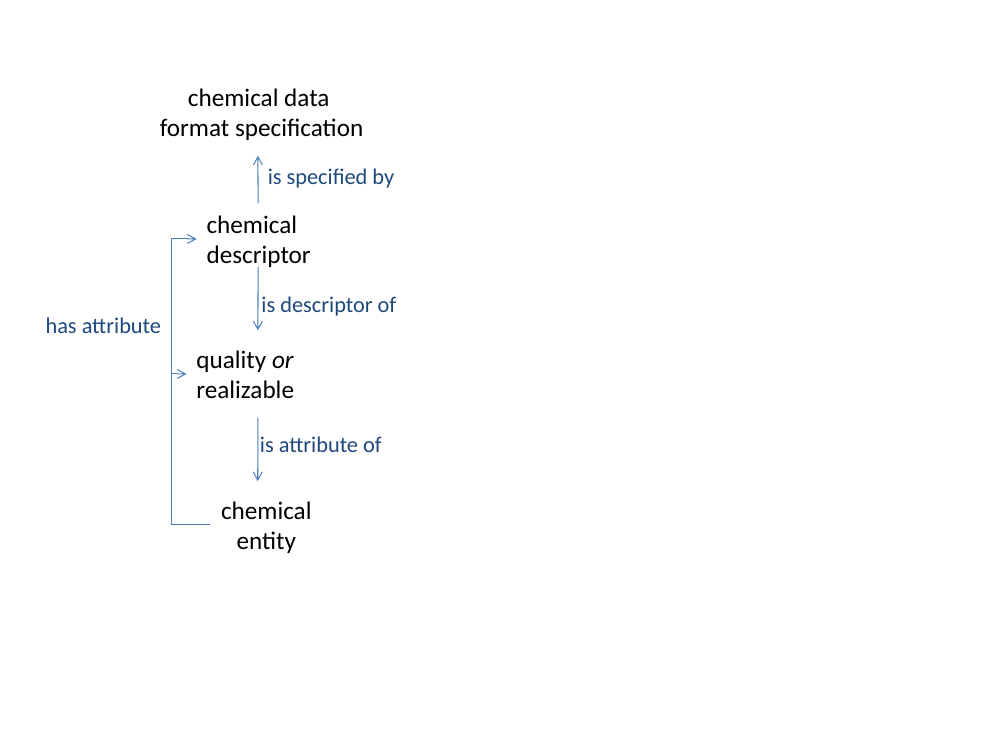
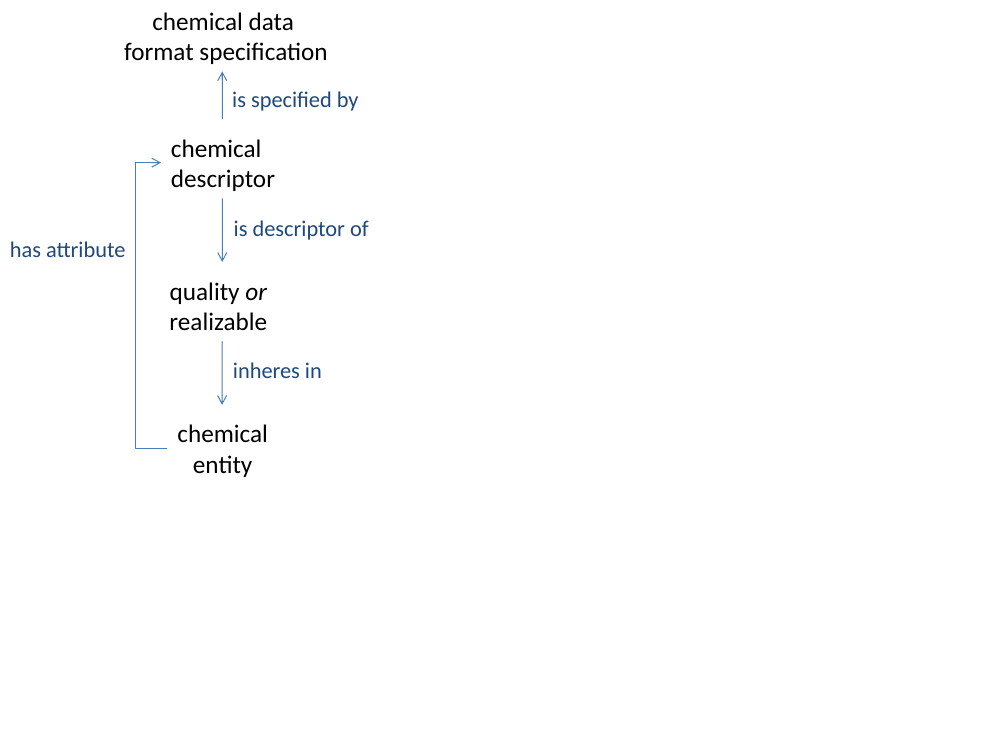
Before and after one commit to semanticchemistry/semanticchemistry, a slide deck: slide 1 of trunk/documentation/images/diagrams.pptx. Drawn at 1008x756 pixels with LibreOffice and Linux fonts; fonts in the diff are those of the drawing. Boxes give left, top, right and bottom in pixels: in the first picture for what was removed or moved away, otherwise in the second. Text is boxed around its words. In the diff, an @@ line names an element or a change of style, - is before the commit and + after.

```diff
--- a/trunk/documentation/images/diagrams.pptx
+++ b/trunk/documentation/images/diagrams.pptx
@@ arrow moved from (258, 204) - (258, 156) to (223, 119) - (222, 72) @@
@@ elbow arrow moved from (211, 525) - (197, 239) to (166, 449) - (161, 162) @@
@@ arrow moved from (258, 267) - (258, 331) to (223, 199) - (222, 262) @@
@@ text "is descriptor of": place and size @@
-text "is descriptor of" at [261, 296, 397, 316]
+text "is descriptor of" at [234, 220, 369, 240]
@@ text "quality or": place and size @@
-text "quality or" at [196, 350, 294, 398]
+text "quality or" at [169, 282, 267, 330]
@@ text "quality or" at [169, 282, 267, 330]: alignment left to centre @@
@@ 4 texts, 1 arrow: place and size @@
-4 texts, 1 arrow at [46, 88, 394, 481]
+4 texts, 1 arrow at [10, 12, 359, 405]
@@ elbow arrow removed from (211, 525) to (186, 374) @@
@@ text at [233, 362, 322, 378]: text changed @@
-is attribute of
+inheres in
@@ text "chemical": place and size @@
-text "chemical" at [221, 501, 312, 553]
+text "chemical" at [177, 424, 268, 477]
```
Also in this commit, not shown: 2 other slides changed.
